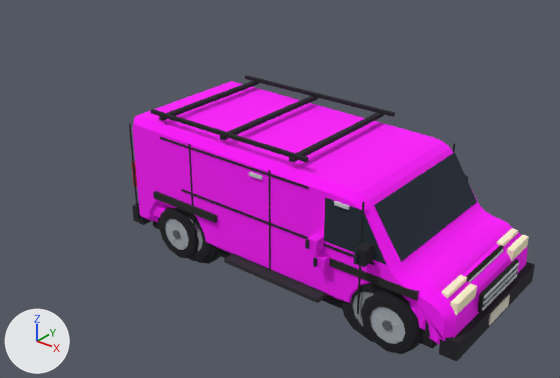
The glTF model public/assets/models/models.glb as it was, and as the next commit left it.
Both versions are drawn from a camera (50 mm lens) standing at (7.85, -11.07, 8.31) and looking at (-1.34, 0.41, 1.19). Lighting does not change. The marker at lower left points along +X, +Y and +Z. The picture after the commit comes second. Where no turn or scale is listed for an object, it has been applied to the vertices.

Objects in the first picture: 'pickup', 'pickup.lights', 'sedan', 'van', 'van.lights'.
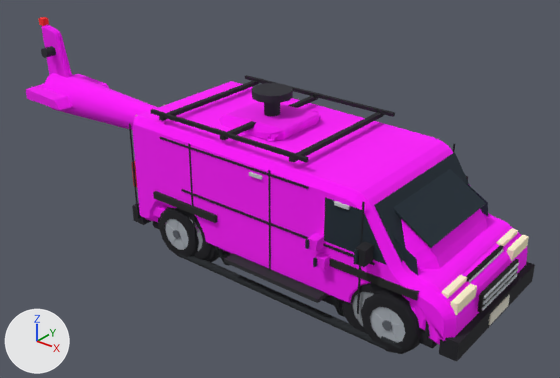
Diff of the bpy script that builds the scene:
```diff
--- a/public/assets/models/models.glb.py
+++ b/public/assets/models/models.glb.py
@@ me_mesh_9_1 @@
+me_mesh_9_1.from_pydata(...)  # a box spanning x -8.43..-8.27, y -0.08..0.08, z 3.67..3.83; a box spanning x 3.13..3.23, y -0.25..0.25, z 0.76..0.94
+me_mesh_9_1.materials.append(mat_material_9)
@@ me_mesh_8_1 @@
+me_mesh_8_1.from_pydata(...)  # 590 vertices, 1034 faces; spans x -8.39..3.14, y -1.58..1.58, z 0.04..3.68
+me_mesh_8_1.materials.append(mat_material_8)
@@ ob_heli_lights @@
+ob_heli_lights = bpy.data.objects.new('heli_lights', me_mesh_9_1)
+ob_heli_lights.location = (0.0, 0.0, 0.0)
@@ ob_heli @@
+ob_heli = bpy.data.objects.new('heli', me_mesh_8_1)
+ob_heli.location = (0.0, 0.0, 0.0)
```

Changed parts and their boxes [x1, y1, x2, y2] in the pictures (560 x 378 px):
'heli', added
    after: [26, 24, 488, 350]
'heli_lights', added
    after: [39, 17, 49, 26]
